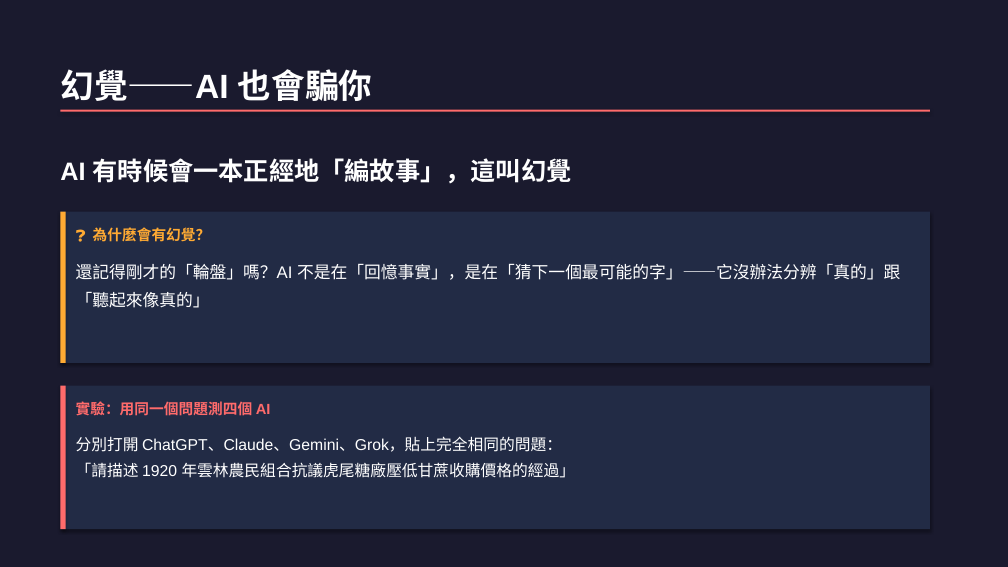
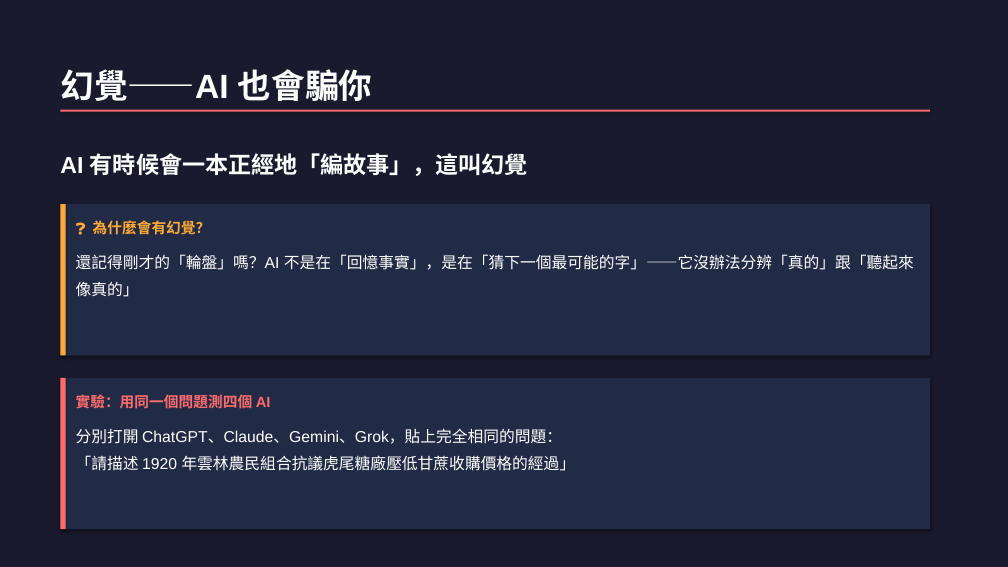
Before and after one commit to letranger/2026-04-30-AI-work, a slide deck: slide 32 of 和AI作朋友-工作坊簡報.pptx (slide 22 before the commit). Drawn at 1008x567 pixels with LibreOffice and Linux fonts; fonts in the diff are those of the drawing. Boxes give left, top, right and bottom in pixels: in the first picture for what was removed or moved away, otherwise in the second. Text is boxed around its words. In the diff, an @@ line names an element or a change of style, - is before the commit and + after.

```diff
--- a/和AI作朋友-工作坊簡報.pptx
+++ b/和AI作朋友-工作坊簡報.pptx
@@ text "AI 有時候會一本正經地「編故事」，這叫幻覺" at [60, 153, 528, 176]: size 24 to 22 pt @@
@@ rectangle: place and size @@
-rectangle at [60, 212, 930, 363]
+rectangle at [60, 204, 930, 355]
@@ rectangle: place and size @@
-rectangle at [60, 212, 66, 363]
+rectangle at [60, 204, 66, 355]
@@ text "還記得剛才的「輪盤」嗎？AI 不是在「回憶事實」，是在「猜下一個最可能的字」——它沒辦法分辨「真的」跟「聽起來像真的」" at [76, 254, 914, 297]: size 16 to 15 pt @@
@@ rectangle: place and size @@
-rectangle at [60, 386, 930, 529]
+rectangle at [60, 378, 930, 529]
@@ rectangle: place and size @@
-rectangle at [60, 386, 66, 529]
+rectangle at [60, 378, 66, 529]
@@ 3 texts: place and size @@
-3 texts at [76, 227, 900, 416]
+3 texts at [76, 220, 914, 409]
@@ text "分別打開 ChatGPT、Claude、Gemini、Grok，貼上完全相同的問題： 「請描述 1920 年雲林農民組合 ...": place and size @@
-text "分別打開 ChatGPT、Claude、Gemini、Grok，貼上完全相同的問題： 「請描述 1920 年雲林農民組合 ..." at [76, 436, 576, 478]
+text "分別打開 ChatGPT、Claude、Gemini、Grok，貼上完全相同的問題： 「請描述 1920 年雲林農民組合 ..." at [76, 428, 576, 471]
```
Also in this commit, not shown: 16 other slides changed, 12 slides added, 2 slides removed, 1 other file.
